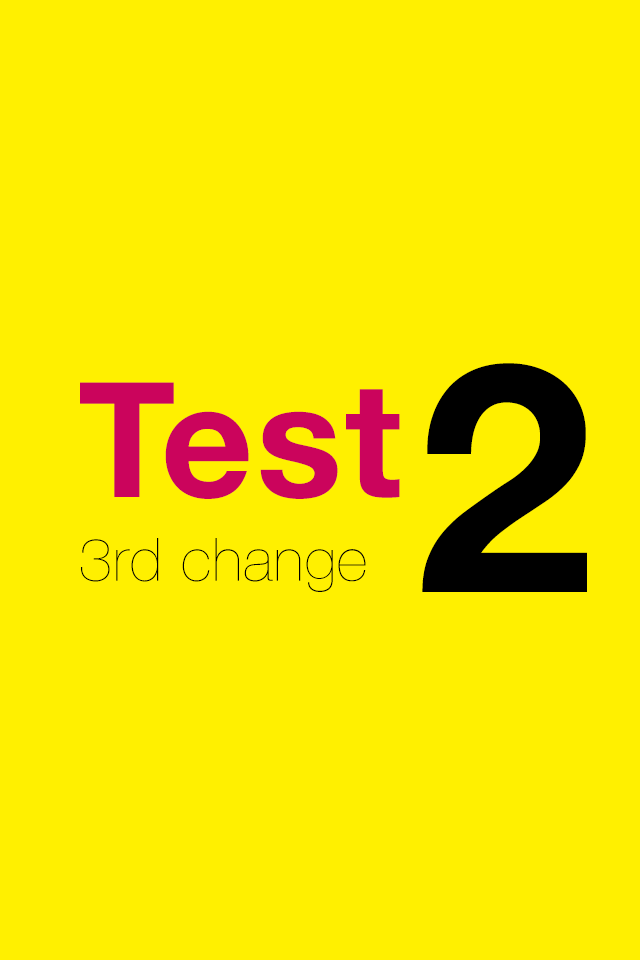
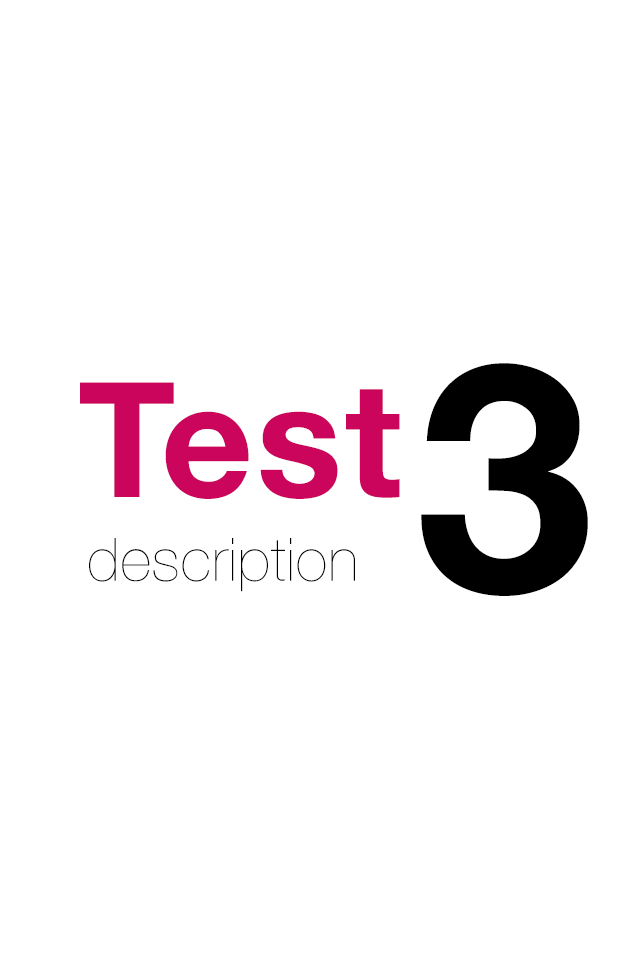
Revision of a layered w=640, h=960 image; what changed, layer by layer:
renamed "3rd change" to "description", painted on it over [81, 538, 366, 592]
renamed "2" to "3", painted on it over [421, 363, 588, 596]
painted on "Hintergrund" over [0, 0, 640, 960]
